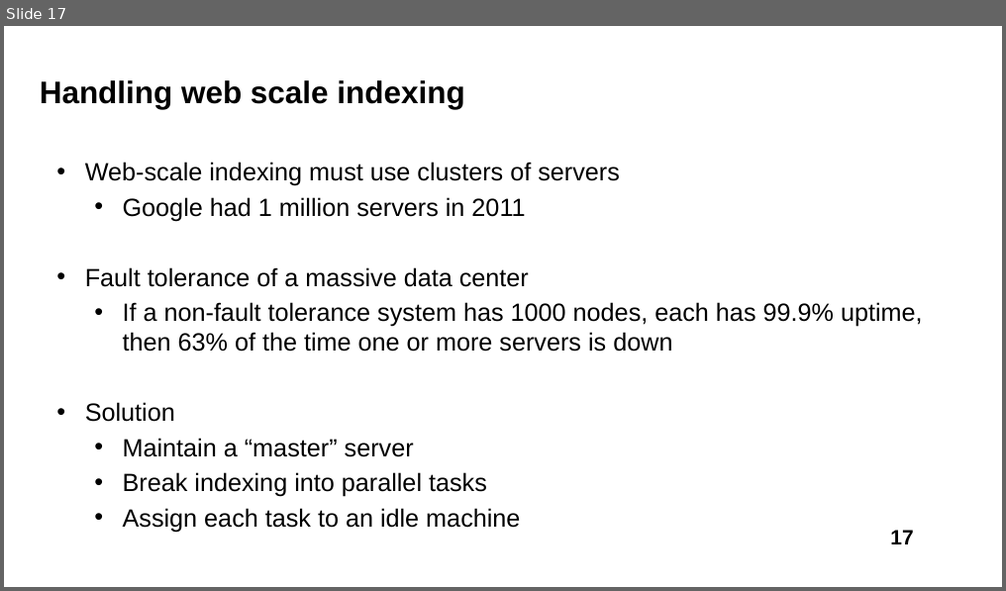
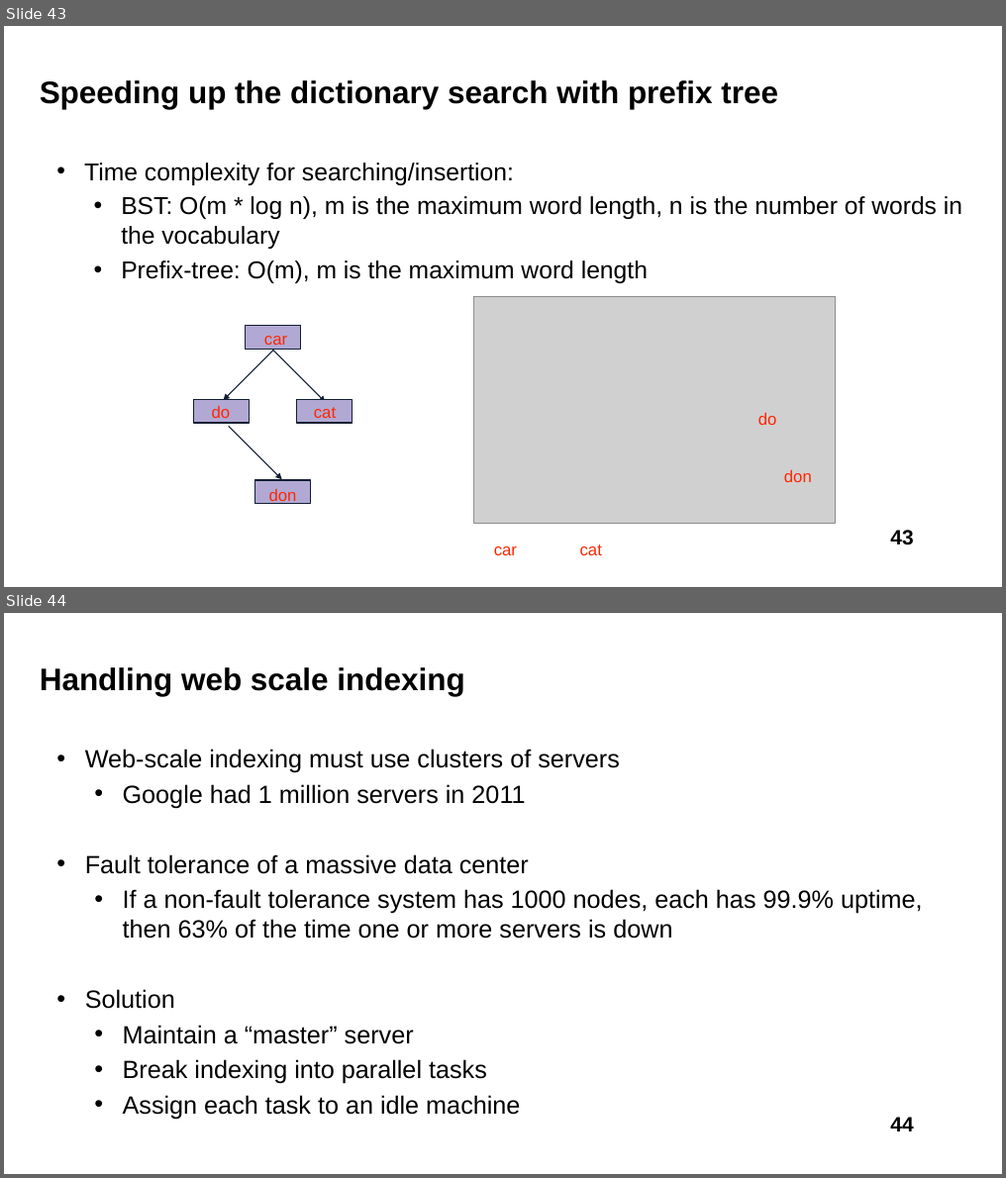
Before and after one commit to liususan091219/liususan091219.github.io, a slide deck: teaching/cs589_21f/slides/4_infr.pptx. Shown one above the other, each under a label of ours: slide 17 before the commit, slides 43 and 44 after it. The pictures are 1006x591 and 1006x1178 pixels, drawn with LibreOffice and Linux fonts; fonts in the diff are those of the drawing; grey boxes stand for pictures. Boxes give left, top, right and bottom in pixels: in the first picture for what was removed or moved away, otherwise in the second. Text is boxed around its words. In the diff, an @@ line names an element or a change of style, - is before the commit and + after.

```diff
--- a/teaching/cs589_21f/slides/4_infr.pptx
+++ b/teaching/cs589_21f/slides/4_infr.pptx
@@ slide 43 added at (4, 26, 1002, 587), background #FFFFFF @@
@@ title added at (40, 80, 778, 109), 30 pt, text #000000, bold @@
+Speeding up the dictionary search with prefix tree
@@ text added at (84, 163, 962, 283), 23.5 pt, text #000000 @@
+• Time complexity for searching/insertion:
+  • BST: O(m * log n), m is the maximum word length, n is the number of words in the vocabulary
+  • Prefix-tree: O(m), m is the maximum word length
@@ picture added at (473, 297, 835, 524) @@
@@ arrow added from (272, 351) to (224, 400), #131F33 1 pt @@
@@ rectangle added at (246, 326, 301, 350), fill #B1A9D4, outline #131F33 1 pt @@
@@ text added at (264, 336, 287, 345), 16 pt, text #FF2600 @@
+car
@@ arrow added from (272, 349) to (325, 402), #131F33 1 pt @@
@@ rectangle added at (193, 399, 249, 423), fill #B1A9D4, outline #131F33 1 pt @@
@@ text added at (212, 406, 231, 423), 16 pt, text #FF2600 @@
+do
@@ rectangle added at (297, 399, 352, 423), fill #B1A9D4, outline #131F33 1 pt @@
@@ text added at (314, 407, 336, 423), 16 pt, text #FF2600 @@
+cat
@@ arrow added from (229, 427) to (282, 479), #131F33 1 pt @@
@@ text added at (758, 413, 777, 425), 16 pt, text #FF2600 @@
+do
@@ text added at (784, 471, 812, 482), 16 pt, text #FF2600 @@
+don
@@ rectangle added at (254, 480, 310, 503), fill #B1A9D4, outline #131F33 1 pt @@
@@ text added at (269, 489, 297, 505), 16 pt, text #FF2600 @@
+don
@@ page number added at (890, 530, 913, 546), 20 pt, text #000000, bold @@
+43
@@ text added at (494, 547, 517, 556), 16 pt, text #FF2600 @@
+car
@@ text added at (580, 545, 602, 556), 16 pt, text #FF2600 @@
+cat
@@ what was slide 17 is now slide 44 @@
@@ page number at (890, 1117, 913, 1132): text changed @@
-17
+44
```
Also in this commit, not shown: 7 slides changed, 37 other slides added, 28 slides removed, 3 other files.
